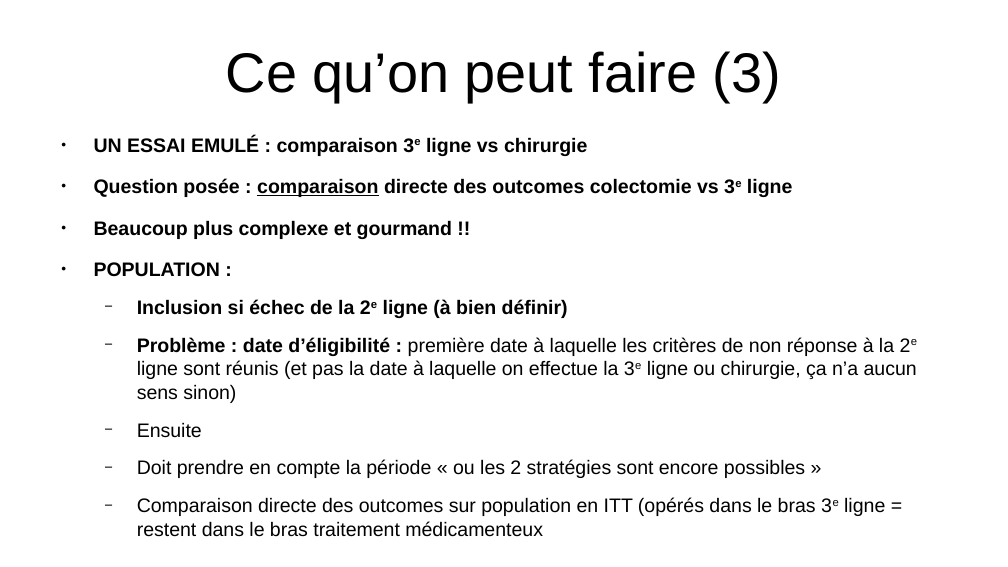
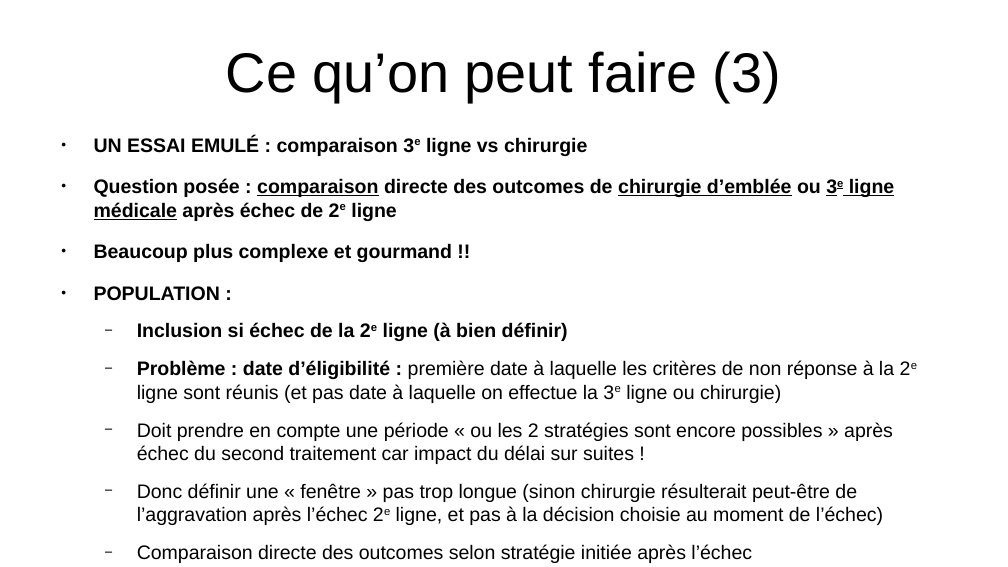
Before and after one commit to thomashusson29/CAG, a slide deck: slide 10 of Documents/diapo.odp. Drawn at 1008x567 pixels with LibreOffice and Linux fonts; fonts in the diff are those of the drawing. Boxes give left, top, right and bottom in pixels: in the first picture for what was removed or moved away, otherwise in the second. Text is boxed around its words. In the diff, an @@ line names an element or a change of style, - is before the commit and + after.

```diff
--- a/Documents/diapo.odp
+++ b/Documents/diapo.odp
@@ text at bbox=[94, 178, 894, 221]: text changed @@
-● Question posée : comparaison directe des outcomes colectomie vs 3e ligne
+● Question posée : comparaison directe des outcomes de chirurgie d’emblée ou 3e ligne médicale après échec de 2e ligne
@@ text at bbox=[137, 360, 894, 563]: text changed @@
-  − Problème : date d’éligibilité : première date à laquelle les critères de non réponse à la 2e ligne sont réunis (et pas la date à laquelle on effectue la 3e ligne ou chirurgie, ça n’a aucun sens sinon)
-  − Ensuite
-  − Doit prendre en compte la période « ou les 2 stratégies sont encore possibles »
-  − Comparaison directe des outcomes sur population en ITT (opérés dans le bras 3e ligne = restent dans le bras traitement médicamenteux
+  − Problème : date d’éligibilité : première date à laquelle les critères de non réponse à la 2e ligne sont réunis (et pas date à laquelle on effectue la 3e ligne ou chirurgie)
+  − Doit prendre en compte une période « ou les 2 stratégies sont encore possibles » après échec du second traitement car impact du délai sur suites !
+  − Donc définir une « fenêtre » pas trop longue (sinon chirurgie résulterait peut-être de l’aggravation après l’échec 2e ligne, et pas à la décision choisie au moment de l’échec)
+  − Comparaison directe des outcomes selon stratégie initiée après l’échec
```
Also in this commit, not shown: 1 other slide changed, 1 slide added, 5 other files.
